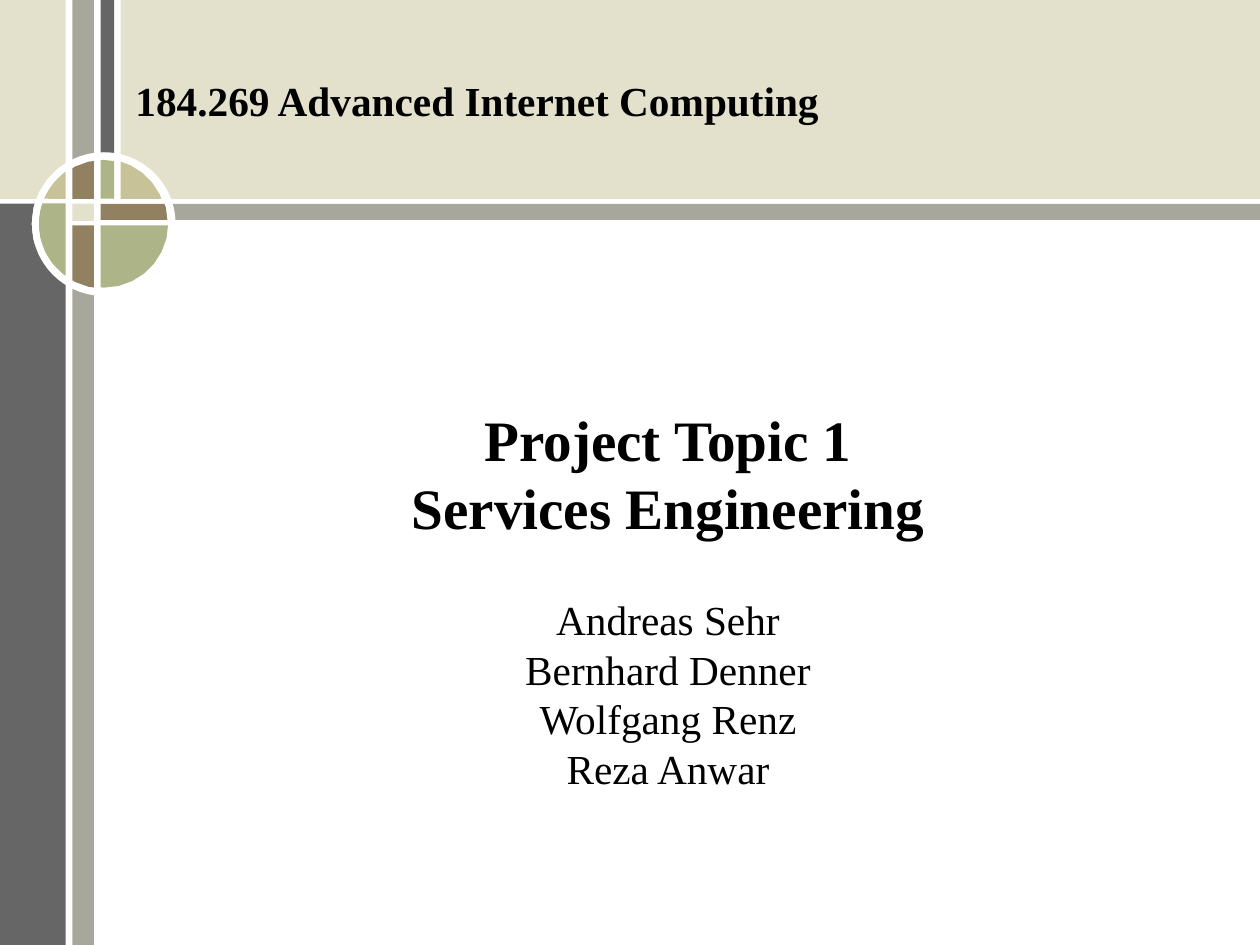
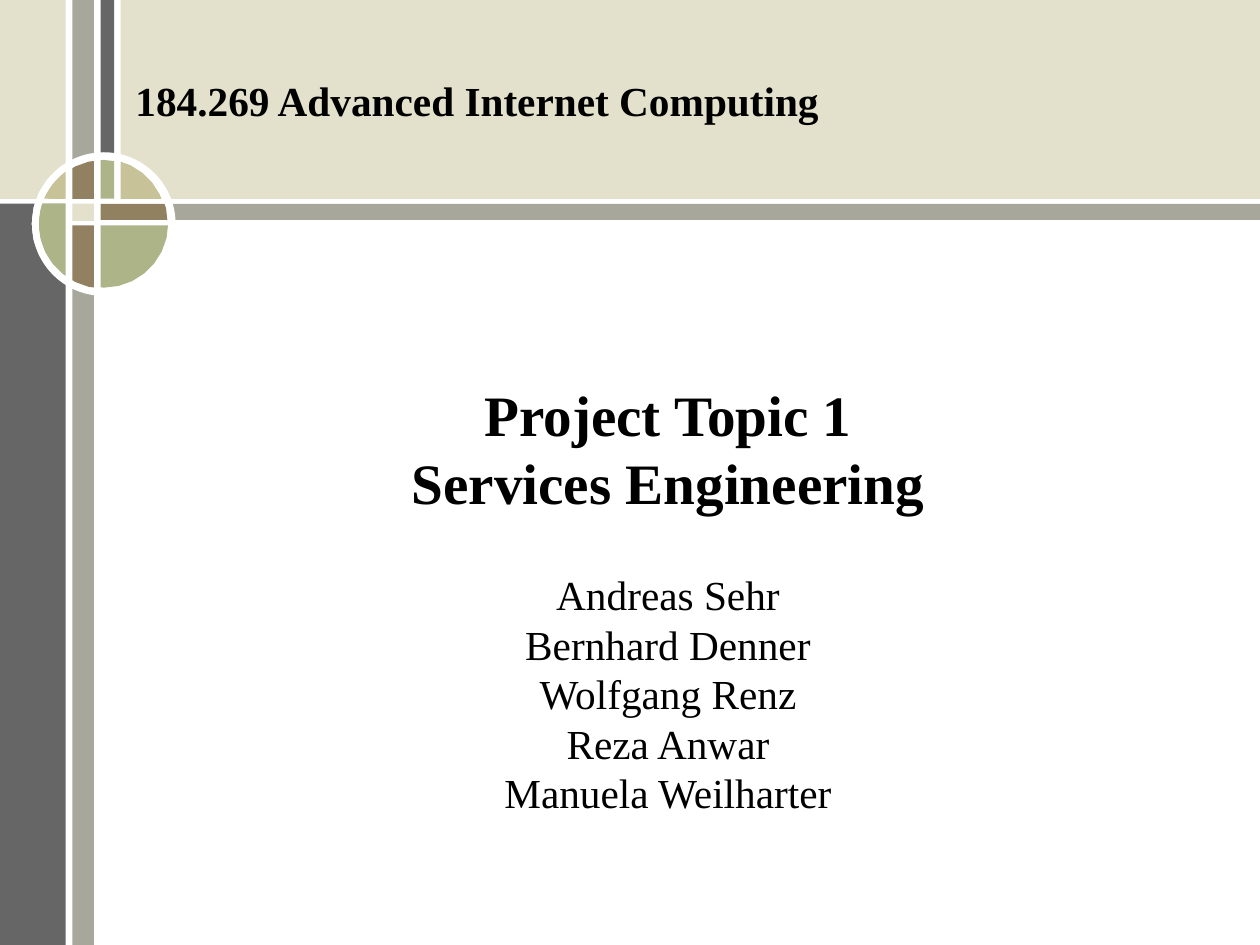
Before and after one commit to ERit/aic_group2_topic1, a slide deck: slide 1 of Stage1.odp. Drawn at 1260x945 pixels with LibreOffice and Linux fonts; fonts in the diff are those of the drawing. Boxes give left, top, right and bottom in pixels: in the first picture for what was removed or moved away, otherwise in the second. Text is boxed around its words. In the diff, an @@ line names an element or a change of style, - is before the commit and + after.

```diff
--- a/Stage1.odp
+++ b/Stage1.odp
@@ subtitle at box(504, 779, 831, 809): paragraph added @@
+Manuela Weilharter
```
Also in this commit, not shown: 4 other slides changed, 1 other file.
